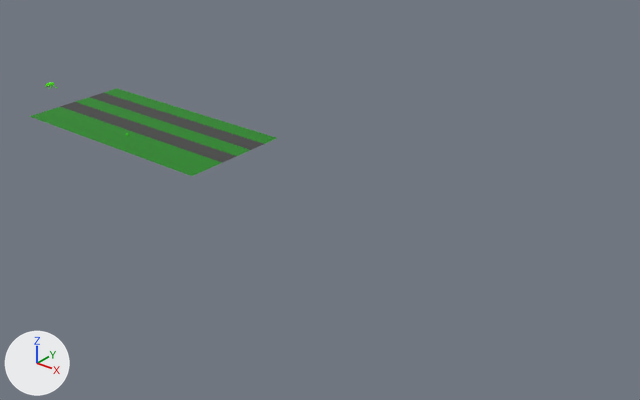
One commit to the Blender file frogger.blend: the scene before it, then after it.
One viewpoint serves both versions: a 50 mm camera at (204.0, -177.0, 101.0) aimed at (62.0, 1.0, -10.0). Arrows for +X, +Y and +Z are at lower left; the lights stay in place.

Names of what the first picture shows: 'Street.001', 'Street.002', 'Street_Grass.001', 'Street_Grass.002', 'Street_Grass.003', 'Street_Grass.004'.
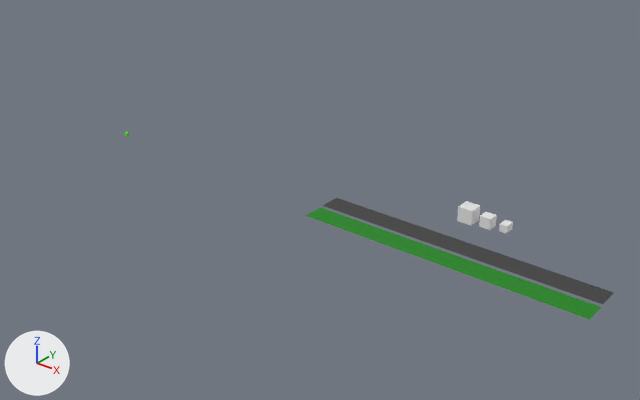
Patch to the scene script:
```diff
--- a/frogger.blend.py
+++ b/frogger.blend.py
@@ mat_street_grass @@
+mat_street_grass = bpy.data.materials.new('STREET_GRASS')
+# nodes: Group, OutputMaterial
+# colours: green #10860e, blue #bcbcff
@@ mat_street @@
+mat_street = bpy.data.materials.new('STREET')
+# nodes: Group, OutputMaterial
+# colours: black #3d3d3d, blue #bcbcff
@@ me_plane_002 @@
 me_plane_002.from_pydata(...)  # 4 vertices, 1 face; spans x -37.5..37.5, y -3.0..3.0, z 0.0
-me_plane_002.materials.append(mat_street_grass_001)
+me_plane_002.materials.append(mat_street)
@@ me_plane_001 @@
+me_plane_001.from_pydata(...)  # 4 vertices, 1 face; spans x -37.5..37.5, y -3.0..3.0, z 0.0
+me_plane_001.materials.append(mat_street_grass)
@@ me_cube_003 @@
+me_cube_003.from_pydata(...)  # a box spanning x -1.0..1.0, y -1.5..1.5, z -1.0..1.0
@@ me_cube_001 @@
+me_cube_001.from_pydata(...)  # a box spanning x -1.5..1.5, y -1.5..1.5, z -1.5..1.5
@@ me_cube @@
+me_cube.from_pydata(...)  # a box spanning x -2.0..2.0, y -2.0..2.0, z -2.0..2.0
@@ ob_street_001 @@
-ob_street_001 = bpy.data.objects.new('Street.001', me_plane_003)
-ob_street_001.location = (0.0, -10.0, 0.0)
@@ ob_street_grass_001 @@
 ob_street_grass_001 = bpy.data.objects.new('Street_Grass.001', me_plane_002)
-ob_street_grass_001.location = (0.0, -16.0, 0.0)
+ob_street_grass_001.location = (114.6, -13.9, 0.0)
@@ ob_street_grass_002 @@
-ob_street_grass_002 = bpy.data.objects.new('Street_Grass.002', me_plane_002)
-ob_street_grass_002.location = (0.0, -4.0, 0.0)
@@ ob_street_grass_003 @@
-ob_street_grass_003 = bpy.data.objects.new('Street_Grass.003', me_plane_002)
-ob_street_grass_003.location = (0.0, -22.0, 0.0)
+ob_street_grass_003 = bpy.data.objects.new('Street_Grass.003', me_plane_001)
+ob_street_grass_003.location = (114.8, -21.0, 0.0)
@@ ob_street_002 @@
-ob_street_002 = bpy.data.objects.new('Street.002', me_plane_003)
-ob_street_002.location = (0.0, 2.0, 0.0)
@@ ob_street_grass_004 @@
-ob_street_grass_004 = bpy.data.objects.new('Street_Grass.004', me_plane_004)
-ob_street_grass_004.location = (0.0, 8.0, 0.0)
@@ ob_truck_s @@
+ob_truck_s = bpy.data.objects.new('Truck_S', me_cube_003)
+ob_truck_s.location = (119.9, 1.1, 0.6)
@@ ob_truck_m @@
+ob_truck_m = bpy.data.objects.new('Truck_M', me_cube_001)
+ob_truck_m.location = (115.0, 1.0, 0.6)
@@ ob_truck_l @@
+ob_truck_l = bpy.data.objects.new('Truck_L', me_cube)
+ob_truck_l.location = (109.5, 1.0, 1.0)
```

Location of each change, [x1, y1, x2, y2] in pixels of the pictures (640 x 400 px):
'Street_Grass.003', recoloured, reshaped, moved (65% wider, 75% taller): before [29, 112, 207, 176]; after [306, 207, 601, 320]
'Street_Grass.001', recoloured, moved: before [45, 107, 222, 169]; after [323, 198, 614, 304]
'Street.001', deleted: before [60, 102, 236, 163]
'Street_Grass.002', deleted: before [76, 97, 250, 156]
'Street.002', deleted: before [90, 93, 263, 150]
'Street_Grass.004', deleted: before [104, 88, 277, 144]
'Truck_L', added: after [457, 201, 480, 225]
'Truck_M', added: after [479, 212, 497, 230]
'Truck_S', added: after [499, 220, 513, 234]
